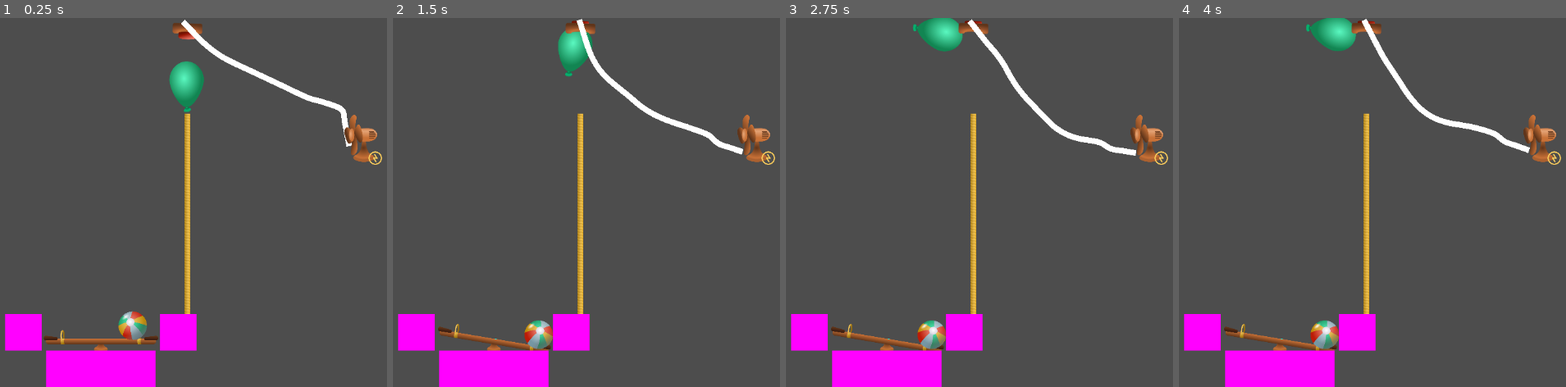
Above: before the commit, frames 1-4 (left to right).
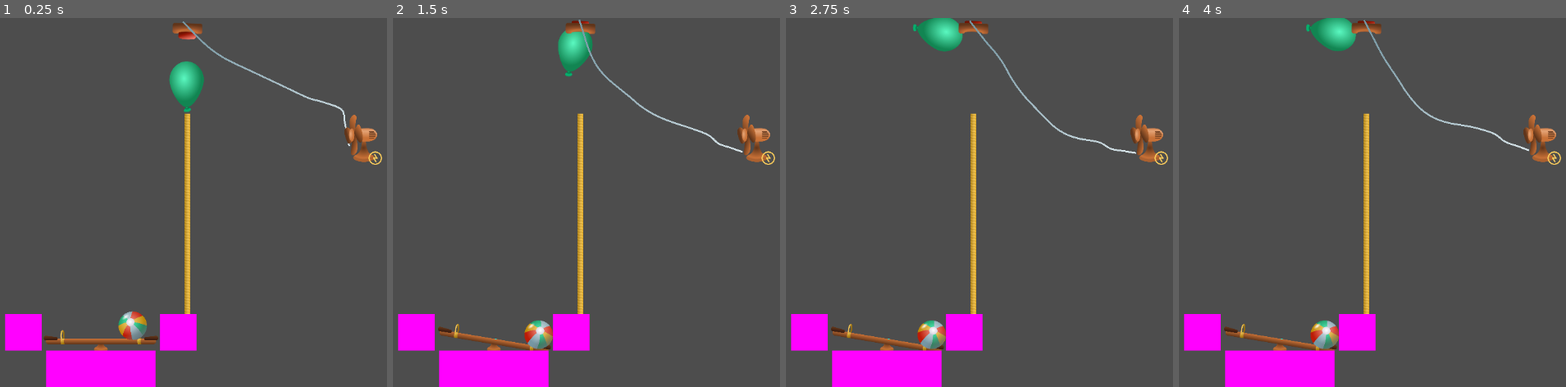
Above: after the commit, the same moments.

Repository: lechaosx/jam-at-fit-vol-2
Game: Godot game, scene res://levels/level2.tscn
Two runs of this game, one before a commit and one after it. Both use one fixed random seed, a clock stepped at 60 frames per second and the inputs below. This scene is started directly instead of the project's main scene.
Inputs (mouse positions are in pixels of both pictures, inside the frame that each line leads up to):
- Up to frame 1 (0.25 s): no input
- Up to frame 2 (1.5 s): move the mouse to (636, 184) at 0.52 s; click (636, 184) at 0.67 s; move the mouse to (outside the picture) at 1.27 s; click (outside the picture) at 1.42 s
- Up to frame 3 (2.75 s): move the mouse to (952, 121) at 2.02 s; click (952, 121) at 2.17 s
- Up to frame 4 (4 s): move the mouse to (1248, 276) at 2.77 s; click (1248, 276) at 2.92 s; move the mouse to (1476, 257) at 3.52 s; click (1476, 257) at 3.67 s

The runs differ from the first frame. In frame 1, 0.9% of the frame differs, in the area x 46-92%, y 0-35%; in frame 2, 1.0%; in frame 3, 1.0%, in the area x 46-91%, y 0-38%; in frame 4, 1.0%.

Commit message:
Style cable.

Diff:
--- a/godot/Cable.tscn
+++ b/godot/Cable.tscn
@@ -1,9 +1,14 @@
-[gd_scene load_steps=3 format=3 uid="uid://c7eyim1ysnsnl"]
+[gd_scene load_steps=4 format=3 uid="uid://c7eyim1ysnsnl"]
 
 [ext_resource type="Script" uid="uid://vpj0kbt01pwe" path="res://rope.gd" id="1_6wouq"]
 [ext_resource type="PackedScene" uid="uid://dhrhxkhsnasdl" path="res://cable_segment.tscn" id="2_ohu8i"]
 
+[sub_resource type="Gradient" id="Gradient_ohu8i"]
+colors = PackedColorArray(0.45882353, 0.5921569, 0.6431373, 1, 0.84705883, 0.8980392, 0.91764706, 1)
+
 [node name="Cable" type="Line2D"]
+width = 3.0
+gradient = SubResource("Gradient_ohu8i")
 script = ExtResource("1_6wouq")
 segment_scene = ExtResource("2_ohu8i")
 metadata/_custom_type_script = "uid://vpj0kbt01pwe"
